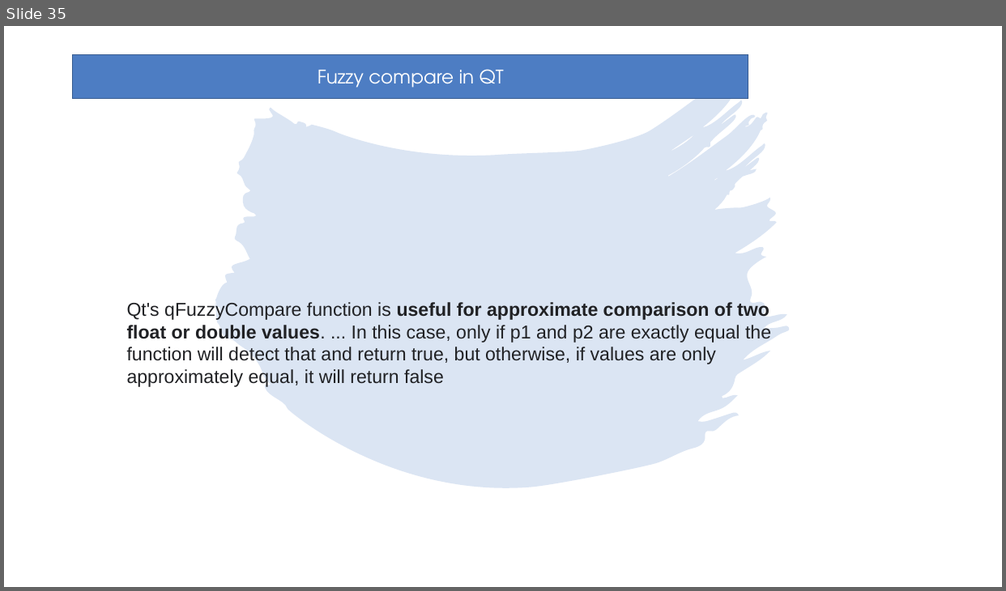
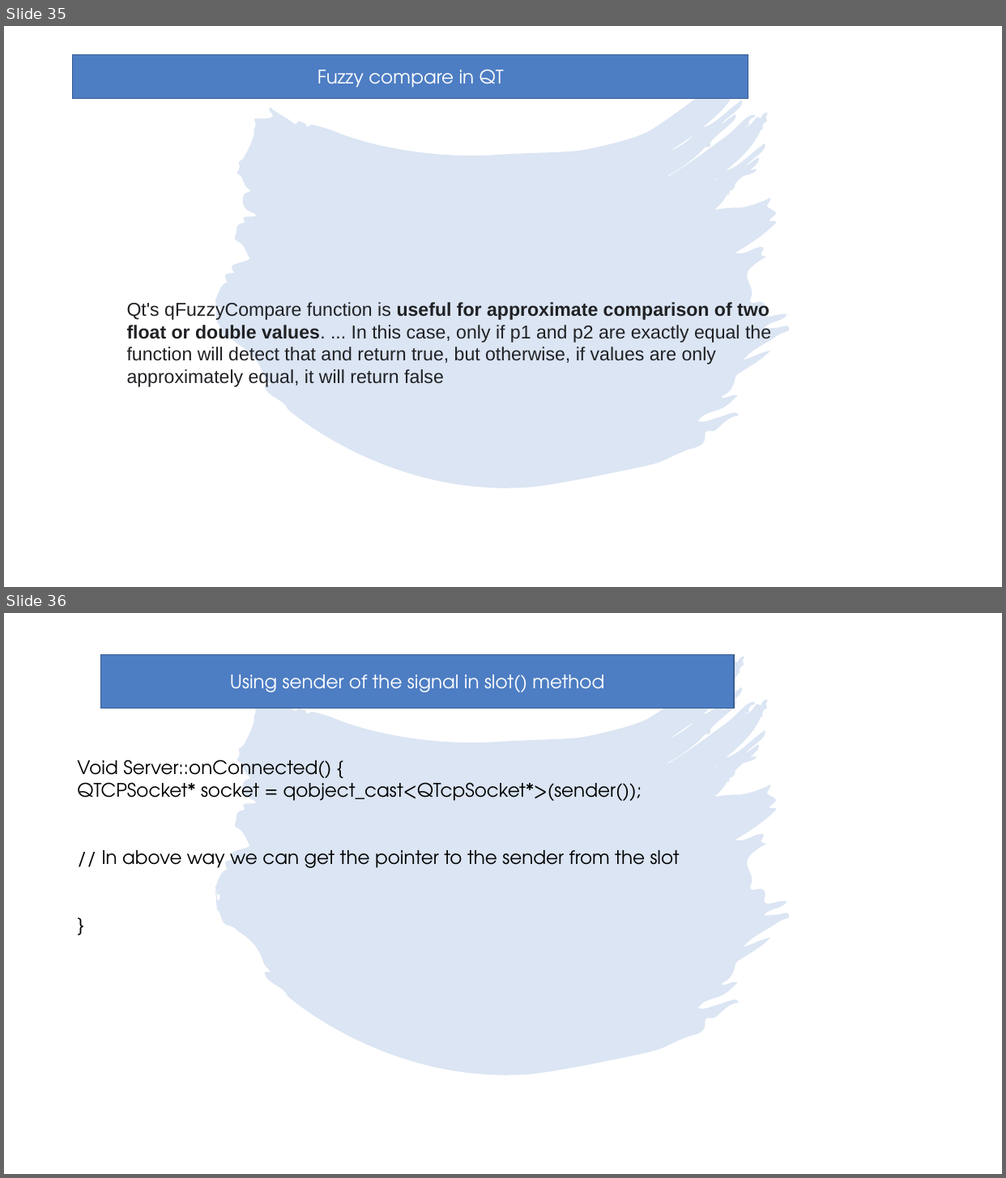
Before and after one commit to girishlande/QtProjects, a slide deck: learnings.pptx. Shown one above the other, each under a label of ours: slide 35 before the commit, slides 35 and 36 after it. The pictures are 1006x591 and 1006x1178 pixels, drawn with LibreOffice and Linux fonts; fonts in the diff are those of the drawing. Boxes give left, top, right and bottom in pixels: in the first picture for what was removed or moved away, otherwise in the second. Text is boxed around its words. In the diff, an @@ line names an element or a change of style, - is before the commit and + after.

```diff
--- a/learnings.pptx
+++ b/learnings.pptx
@@ slide 36 added at (4,613,1002,1174), background #FFFFFF; not listed: 1 template element that a slide beside it also shows @@
@@ rectangle added at (100,655,734,709), fill #4D7DC3, outline #395C90 1 pt, 18 pt, text #FFFFFF @@
+Using sender of the signal in slot() method
@@ text added at (77,760,680,868), 18 pt, text #000000 @@
+Void Server::onConnected() {
+QTCPSocket* socket = qobject_cast<QTcpSocket*>(sender());
+// In above way we can get the pointer to the sender from the slot
+}
```
Also in this commit, not shown: 1 slide removed, 7 other files.
